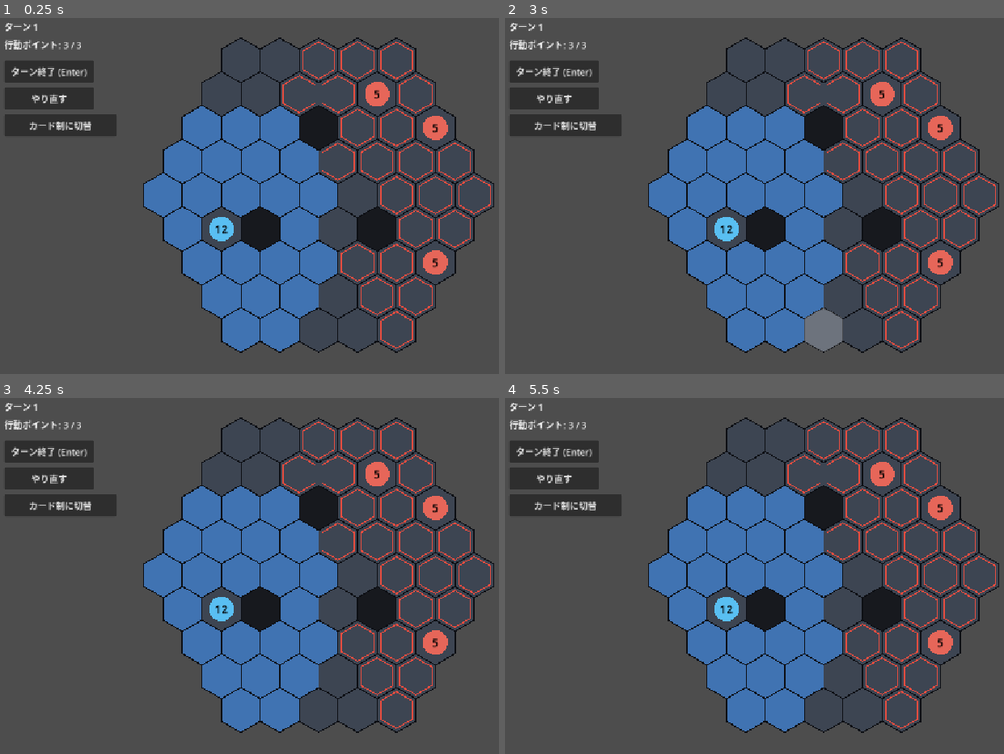
Above: before the commit, frames 1-4 (two rows, left to right).
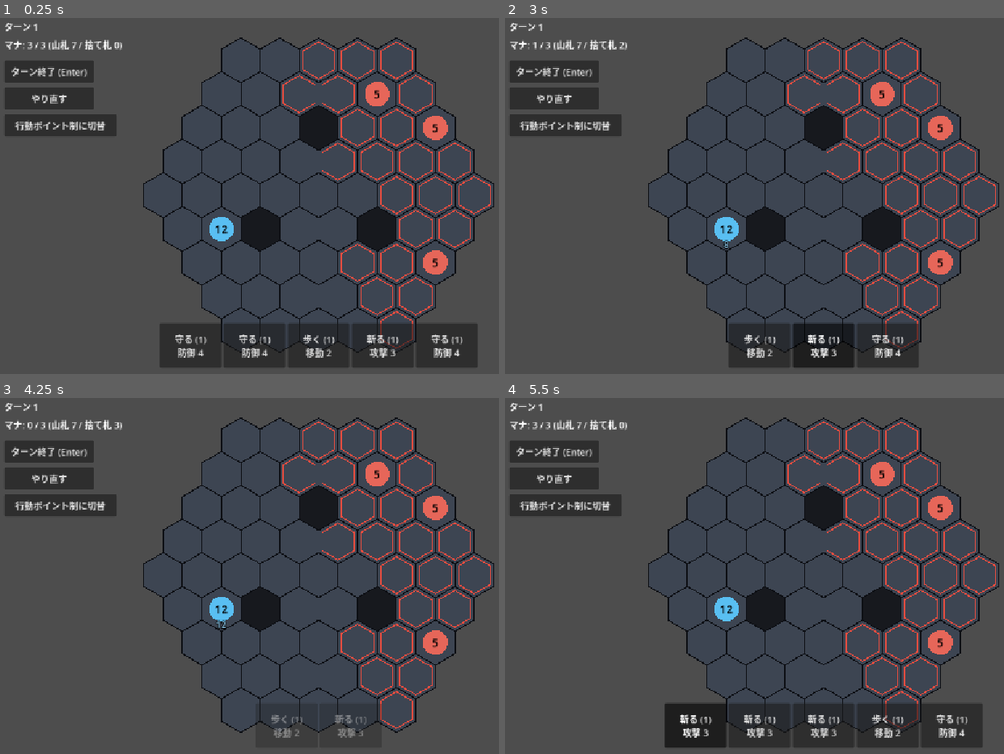
Above: after the commit, the same moments.

Repository: shuhei0916/hex-rogue
Game: Godot game, scene res://scenes/battle/battle_scene.tscn
Same seed, same stepped clock (60 frames per second), same inputs: the game is played once before the commit and once after it.
Inputs (mouse positions are in pixels of both pictures, inside the frame that each line leads up to):
- Up to frame 1 (0.25 s): no input
- Up to frame 2 (3 s): click (694, 345) at 0.5 s, where only the run after the commit has a clickable "守る (1) 防御 4"; click (729, 345) at 1.25 s, where only the run after the commit has a clickable "守る (1) 防御 4"; click (759, 345) at 2 s, where only the run after the commit has a clickable "歩く (1) 移動 2"; click (824, 345) at 2.75 s, where only the run after the commit has a clickable "斬る (1) 攻撃 3"
- Up to frame 3 (4.25 s): click (384, 725) at 3.5 s, where only the run after the commit has a clickable "守る (1) 防御 4"
- Up to frame 4 (5.5 s): click "やり直す" at 4.25 s; click (694, 725) at 5 s, where only the run after the commit has a clickable "斬る (1) 攻撃 3"

The runs differ from the first frame. In frame 1, 23% of the frame differs, in the area x 0-96%, y 6-99%; in frame 2, 20%; in frame 3, 17%; in frame 4, 23%.

Commit message:
防御カードとブロックを追加し、起動時の方式をカード制にした
Co-Authored-By: Claude Fable 5.2 <noreply@anthropic.com>

Diff:
--- a/scenes/battle/battle_scene.gd
+++ b/scenes/battle/battle_scene.gd
@@ -57,6 +57,7 @@
 		battle = card_turn.battle
 	elif battle == null:
 		battle = create_default_battle()
+		card_turn = create_card_turn(battle)
 	_board.hex_size = HEX_SIZE
 	_end_turn_button.pressed.connect(end_turn)
 	_mode_button.pressed.connect(toggle_mode)
@@ -93,8 +94,14 @@
 
 
 ## 手札のカードを選ぶ。選んでいるカードをもう一度選ぶと選択を外す。
+## マスを選ぶ必要のないカードは、選んだ時点で使う。
 func select_card(card: Card) -> void:
 	if is_animating:
+		return
+	if card_turn != null and not card.needs_target():
+		selected_card = null
+		card_turn.play(card, battle.player.position)
+		_show_result()
 		return
 	var selectable := card_turn != null and card.cost <= card_turn.energy
 	selected_card = card if selectable and selected_card != card else null
@@ -148,8 +155,12 @@
 	_animations.append(_animate_move.bind(_views[unit], path))
 
 
-func _on_unit_attacked(attacker: Unit, target: Unit, damage: int, hp_after: int) -> void:
-	_animations.append(_animate_attack.bind(_views[attacker], _views[target], damage, hp_after))
+func _on_unit_attacked(
+	attacker: Unit, target: Unit, damage: int, hp_after: int, block_after: int
+) -> void:
+	_animations.append(
+		_animate_attack.bind(_views[attacker], _views[target], damage, hp_after, block_after)
+	)
 
 
 func _on_unit_died(unit: Unit) -> void:
@@ -183,12 +194,15 @@
 
 
 ## 相手に向かって踏み込み、当たった瞬間にHPの表示を減らして元の位置に戻る。
-func _animate_attack(attacker: UnitView, target: UnitView, damage: int, hp_after: int) -> void:
+func _animate_attack(
+	attacker: UnitView, target: UnitView, damage: int, hp_after: int, block_after: int
+) -> void:
 	var origin := attacker.position
 	var lunge := create_tween()
 	lunge.tween_property(attacker, "position", origin.lerp(target.position, 0.4), 0.08)
 	await lunge.finished
 	target.show_hp(hp_after)
+	target.show_block(block_after)
 	_spawn_damage_number(target.position, damage)
 	target.modulate = Color(2.5, 2.5, 2.5)
 	var recover := create_tween().set_parallel()
@@ -203,10 +217,10 @@
 	await tween.finished
 
 
-## ダメージの数字を出す。浮かび上がりながら消える。
+## ダメージの数字を出す。浮かび上がりながら消える。ブロックで防ぎきったら「防御」と出す。
 func _spawn_damage_number(at: Vector2, damage: int) -> void:
 	var label := Label.new()
-	label.text = "-%d" % damage
+	label.text = "-%d" % damage if damage > 0 else "防御"
 	label.position = at + Vector2(-12.0, -52.0)
 	label.add_theme_font_size_override("font_size", 24)
 	label.add_theme_color_override("font_color", Color(1.0, 0.85, 0.3))
--- a/scenes/battle/unit_view.gd
+++ b/scenes/battle/unit_view.gd
@@ -9,6 +9,7 @@
 var unit: Unit
 
 var _hp_label := Label.new()
+var _block_label := Label.new()
 
 
 func _init() -> void:
@@ -20,6 +21,15 @@
 	_hp_label.add_theme_color_override("font_color", Color.BLACK)
 	_hp_label.add_theme_font_size_override("font_size", 20)
 	add_child(_hp_label)
+	_block_label.name = "BlockLabel"
+	_block_label.horizontal_alignment = HORIZONTAL_ALIGNMENT_CENTER
+	_block_label.size = Vector2(RADIUS * 2.0, 20.0)
+	_block_label.position = Vector2(-RADIUS, RADIUS - 6.0)
+	_block_label.add_theme_color_override("font_color", Color(0.6, 0.85, 1.0))
+	_block_label.add_theme_color_override("font_outline_color", Color.BLACK)
+	_block_label.add_theme_constant_override("outline_size", 6)
+	_block_label.add_theme_font_size_override("font_size", 16)
+	add_child(_block_label)
 
 
 ## ユニットの現在の位置とHPを表示に反映する。
@@ -27,6 +37,7 @@
 	position = Hex.to_pixel(unit.position, hex_size)
 	modulate = Color.WHITE
 	show_hp(unit.hp)
+	show_block(unit.block)
 	queue_redraw()
 
 
@@ -34,5 +45,11 @@
 	_hp_label.text = str(hp)
 
 
+## ブロックの値を出す。0 なら隠す。
+func show_block(block: int) -> void:
+	_block_label.text = str(block)
+	_block_label.visible = block > 0
+
+
 func _draw() -> void:
 	draw_circle(Vector2.ZERO, RADIUS, PLAYER_COLOR if unit.team == Unit.Team.PLAYER else ENEMY_COLOR)
--- a/src/battle/actions/attack_action.gd
+++ b/src/battle/actions/attack_action.gd
@@ -27,5 +27,5 @@
 
 
 func apply(battle: Battle) -> void:
-	target.take_damage(damage)
-	battle.unit_attacked.emit(actor, target, damage, target.hp)
+	var lost := target.take_damage(damage)
+	battle.unit_attacked.emit(actor, target, lost, target.hp, target.block)
--- /dev/null
+++ b/src/battle/actions/block_action.gd
@@ -0,0 +1,18 @@
+class_name BlockAction
+extends BattleAction
+## 身を守ってブロックを得る。ブロックは受けるダメージを肩代わりする。
+
+var amount: int
+
+
+func _init(p_actor: Unit, p_amount: int) -> void:
+	actor = p_actor
+	amount = p_amount
+
+
+func can_perform(_battle: Battle) -> bool:
+	return amount > 0
+
+
+func apply(_battle: Battle) -> void:
+	actor.gain_block(amount)
--- a/src/battle/battle.gd
+++ b/src/battle/battle.gd
@@ -4,8 +4,8 @@
 
 ## ユニットが path（出発マスと到着マスを含む）をたどって移動した。
 signal unit_moved(unit: Unit, path: Array[Vector2i])
-## attacker が target に damage を与え、target のHPが hp_after になった。
-signal unit_attacked(attacker: Unit, target: Unit, damage: int, hp_after: int)
+## attacker が target を攻撃してHPを damage 減らし、target のHPが hp_after、ブロックが block_after になった。
+signal unit_attacked(attacker: Unit, target: Unit, damage: int, hp_after: int, block_after: int)
 signal unit_died(unit: Unit)
 
 enum Outcome { ONGOING, VICTORY, DEFEAT }
@@ -89,6 +89,7 @@
 
 func _start_turn_of(unit: Unit) -> void:
 	acting_unit = unit
+	unit.block = 0
 	ap = AP_PER_TURN
 
 
--- a/src/battle/unit.gd
+++ b/src/battle/unit.gd
@@ -8,6 +8,8 @@
 var max_hp: int
 var hp: int
 var attack_power: int
+## 受けるダメージを肩代わりする値。自分のターンの開始時に消える。
+var block := 0
 var position: Vector2i
 
 
@@ -18,8 +20,17 @@
 	attack_power = p_attack_power
 
 
-func take_damage(amount: int) -> void:
-	hp = maxi(hp - amount, 0)
+## ダメージを受ける。先にブロックが減り、超えたぶんだけHPが減る。実際に減ったHPを返す。
+func take_damage(amount: int) -> int:
+	var absorbed := mini(block, amount)
+	block -= absorbed
+	var lost := mini(hp, amount - absorbed)
+	hp -= lost
+	return lost
+
+
+func gain_block(amount: int) -> void:
+	block += amount
 
 
 func is_alive() -> bool:
--- a/src/cards/card.gd
+++ b/src/cards/card.gd
@@ -2,11 +2,15 @@
 extends RefCounted
 ## 手札から使う1枚のカード。使うとマスを対象にした行動になる。
 
-enum Kind { MOVE, ATTACK }
+enum Kind { MOVE, ATTACK, BLOCK }
+
+const KIND_NAMES: Dictionary[Kind, String] = {
+	Kind.MOVE: "移動", Kind.ATTACK: "攻撃", Kind.BLOCK: "防御",
+}
 
 var title: String
 var kind: Kind
-## 移動なら歩ける歩数、攻撃なら与えるダメージ。
+## 移動なら歩ける歩数、攻撃なら与えるダメージ、防御なら得るブロック。
 var value: int
 ## 使うのに必要なマナ。
 var cost: int
@@ -20,13 +24,20 @@
 
 
 func description() -> String:
-	return "%s %d" % ["移動" if kind == Kind.MOVE else "攻撃", value]
+	return "%s %d" % [KIND_NAMES[kind], value]
+
+
+## 使うときにマスを選ぶ必要があるか。
+func needs_target() -> bool:
+	return kind != Kind.BLOCK
 
 
 ## actor が hex を対象にこのカードを使うときの行動を返す。対象にならなければ null。
 func create_action(actor: Unit, field: Battlefield, hex: Vector2i) -> BattleAction:
 	if kind == Kind.MOVE:
 		return MoveAction.new(actor, hex, value)
+	if kind == Kind.BLOCK:
+		return BlockAction.new(actor, value)
 	var target := field.unit_at(hex)
 	if target == null:
 		return null
--- a/src/cards/card_turn.gd
+++ b/src/cards/card_turn.gd
@@ -15,7 +15,9 @@
 	var cards: Array[Card] = []
 	for i in range(4):
 		cards.append(Card.new("歩く", Card.Kind.MOVE, 2))
+	for i in range(3):
 		cards.append(Card.new("斬る", Card.Kind.ATTACK, 3))
+		cards.append(Card.new("守る", Card.Kind.BLOCK, 4))
 	cards.append(Card.new("走る", Card.Kind.MOVE, 4, 2))
 	cards.append(Card.new("強打", Card.Kind.ATTACK, 6, 2))
 	return cards
--- a/test/integration/test_battle_scene.gd
+++ b/test/integration/test_battle_scene.gd
@@ -30,6 +30,7 @@
 	add_child_autofree(default_scene)
 
 	assert_not_null(default_scene.battle)
+	assert_not_null(default_scene.card_turn)
 	assert_eq(default_scene.battle.outcome(), Battle.Outcome.ONGOING)
 	assert_gt(default_scene.get_node("Units").get_child_count(), 1)
 
--- a/test/integration/test_battle_scene_cards.gd
+++ b/test/integration/test_battle_scene_cards.gd
@@ -124,3 +124,29 @@
 
 	assert_eq(_hand().get_child_count(), 4)
 	assert_eq(scene.battle.turn, 2)
+
+
+func test_対象を選ばないカードは選んだ時点で使う():
+	var block_card := Card.new("守る", Card.Kind.BLOCK, 4)
+	deck.hand.append(block_card)
+
+	scene.select_card(block_card)
+
+	assert_eq(player.block, 4)
+	assert_null(scene.selected_card)
+	assert_does_not_have(deck.hand, block_card)
+
+
+func test_ブロックがあるユニットにはその値を表示する():
+	var block_card := Card.new("守る", Card.Kind.BLOCK, 4)
+	deck.hand.append(block_card)
+
+	scene.select_card(block_card)
+
+	var label: Label = scene.view_of(player).get_node("BlockLabel")
+	assert_true(label.visible)
+	assert_eq(label.text, "4")
+
+
+func test_ブロックがないユニットにはブロックを表示しない():
+	assert_false(scene.view_of(player).get_node("BlockLabel").visible)
--- a/test/unit/battle/test_battle_events.gd
+++ b/test/unit/battle/test_battle_events.gd
@@ -23,10 +23,18 @@
 	assert_signal_emitted_with_parameters(battle, "unit_moved", [player, expected_path])
 
 
-func test_攻撃するとダメージと攻撃後のHPつきで知らせる():
+func test_攻撃すると減らしたHPと攻撃後のHPとブロックつきで知らせる():
 	battle.perform(AttackAction.new(player, enemy))
 
-	assert_signal_emitted_with_parameters(battle, "unit_attacked", [player, enemy, 3, 2])
+	assert_signal_emitted_with_parameters(battle, "unit_attacked", [player, enemy, 3, 2, 0])
+
+
+func test_ブロックで防がれた攻撃は減らしたHPを0として知らせる():
+	enemy.gain_block(5)
+
+	battle.perform(AttackAction.new(player, enemy))
+
+	assert_signal_emitted_with_parameters(battle, "unit_attacked", [player, enemy, 0, 5, 2])
 
 
 func test_倒すと死亡を知らせる():
@@ -52,4 +60,4 @@
 func test_敵ターンの行動も知らせる():
 	battle.end_turn()
 
-	assert_signal_emitted_with_parameters(battle, "unit_attacked", [enemy, player, 2, 8])
+	assert_signal_emitted_with_parameters(battle, "unit_attacked", [enemy, player, 2, 8, 0])
--- a/test/unit/battle/test_enemy_turn.gd
+++ b/test/unit/battle/test_enemy_turn.gd
@@ -117,3 +117,21 @@
 	_start_with_enemy_at(Vector2i(2, 0))
 
 	assert_has(battle.threatened_hexes(), Vector2i(0, 0))
+
+
+func test_ブロックは敵ターンの攻撃を防ぐ():
+	_start_with_enemy_at(Vector2i(1, 0))
+	player.gain_block(4)
+
+	battle.end_turn()
+
+	assert_eq(player.hp, 10)
+
+
+func test_使い残したブロックは次の自分のターンの開始時に消える():
+	_start_with_enemy_at(Vector2i(1, 0))
+	player.gain_block(4)
+
+	battle.end_turn()
+
+	assert_eq(player.block, 0)
--- a/test/unit/battle/test_unit.gd
+++ b/test/unit/battle/test_unit.gd
@@ -30,3 +30,40 @@
 	unit.take_damage(25)
 
 	assert_eq(unit.hp, 0)
+
+
+func test_ブロックがあるとダメージを先にブロックで受ける():
+	var unit := Unit.new(Unit.Team.PLAYER, 10, 3)
+	unit.gain_block(4)
+
+	unit.take_damage(3)
+
+	assert_eq(unit.hp, 10)
+	assert_eq(unit.block, 1)
+
+
+func test_ブロックを超えたぶんだけHPが減る():
+	var unit := Unit.new(Unit.Team.PLAYER, 10, 3)
+	unit.gain_block(4)
+
+	unit.take_damage(6)
+
+	assert_eq(unit.hp, 8)
+	assert_eq(unit.block, 0)
+
+
+func test_ブロックは重ねて得られる():
+	var unit := Unit.new(Unit.Team.PLAYER, 10, 3)
+
+	unit.gain_block(4)
+	unit.gain_block(3)
+
+	assert_eq(unit.block, 7)
+
+
+func test_ダメージを受けると実際に減ったHPを返す():
+	var unit := Unit.new(Unit.Team.PLAYER, 10, 3)
+	unit.gain_block(4)
+
+	assert_eq(unit.take_damage(6), 2)
+	assert_eq(unit.take_damage(20), 8)
--- a/test/unit/cards/test_card.gd
+++ b/test/unit/cards/test_card.gd
@@ -61,6 +61,22 @@
 	assert_eq(Card.new("走る", Card.Kind.MOVE, 4, 2).cost, 2)
 
 
+func test_防御カードは値ぶんのブロックを得る():
+	var card := Card.new("守る", Card.Kind.BLOCK, 4)
+
+	var blocked := battle.execute(card.create_action(player, field, player.position))
+
+	assert_true(blocked)
+	assert_eq(player.block, 4)
+
+
+func test_防御カードは対象を選ばない():
+	assert_false(Card.new("守る", Card.Kind.BLOCK, 4).needs_target())
+	assert_true(Card.new("歩く", Card.Kind.MOVE, 2).needs_target())
+	assert_true(Card.new("斬る", Card.Kind.ATTACK, 3).needs_target())
+
+
 func test_カードの説明は種類と値を表す():
+	assert_eq(Card.new("守る", Card.Kind.BLOCK, 4).description(), "防御 4")
 	assert_eq(Card.new("強打", Card.Kind.ATTACK, 5).description(), "攻撃 5")
 	assert_eq(Card.new("疾走", Card.Kind.MOVE, 3).description(), "移動 3")
--- a/test/unit/cards/test_card_turn.gd
+++ b/test/unit/cards/test_card_turn.gd
@@ -93,8 +93,9 @@
 	assert_ne(enemy.position, Vector2i(5, 0))
 
 
-func test_初期デッキは移動と攻撃の両方を含む():
+func test_初期デッキは移動と攻撃と防御を含む():
 	var kinds := CardTurn.starter_cards().map(func(card: Card) -> Card.Kind: return card.kind)
 
 	assert_has(kinds, Card.Kind.MOVE)
 	assert_has(kinds, Card.Kind.ATTACK)
+	assert_has(kinds, Card.Kind.BLOCK)
Not shown, added: src/battle/actions/block_action.gd.uid
